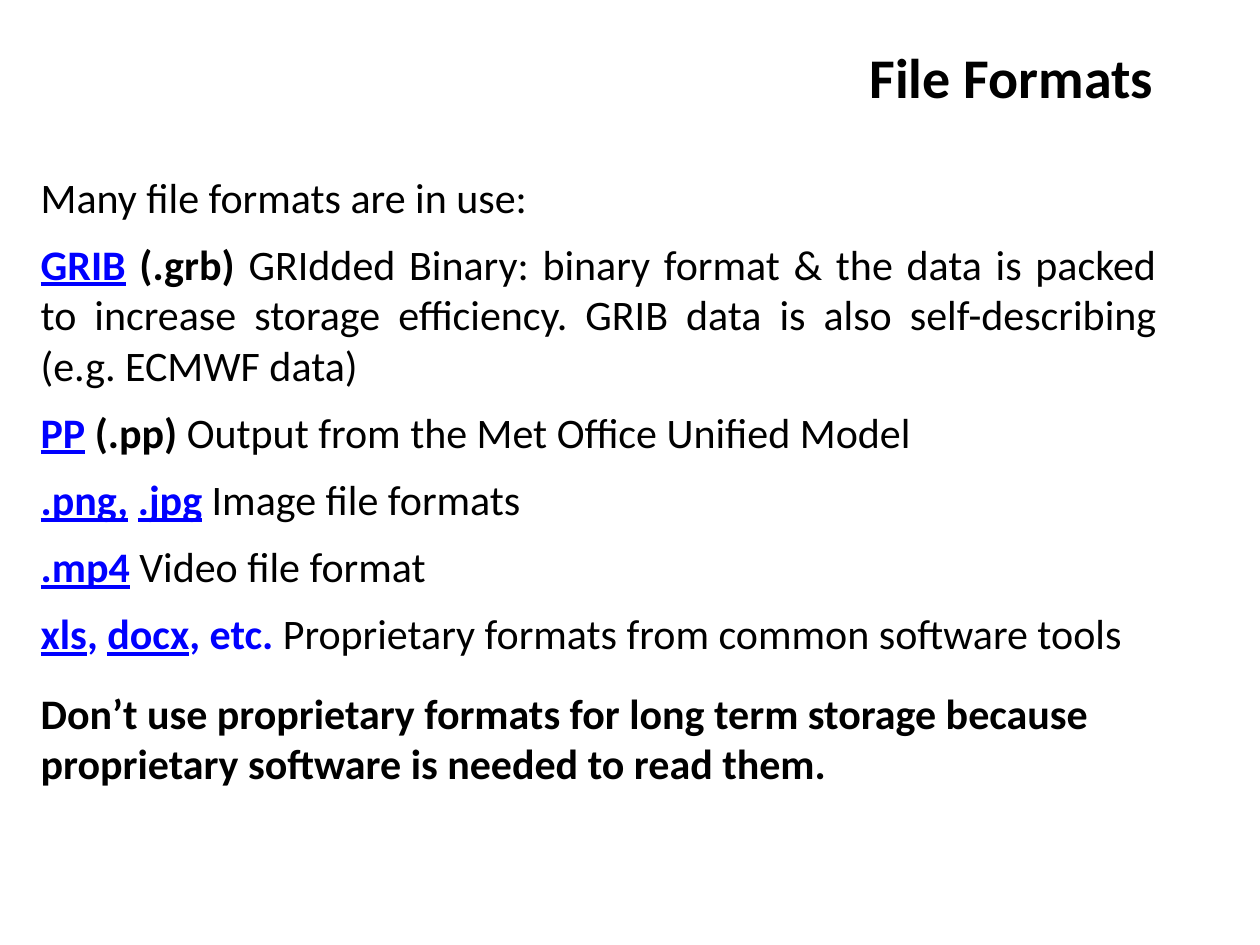
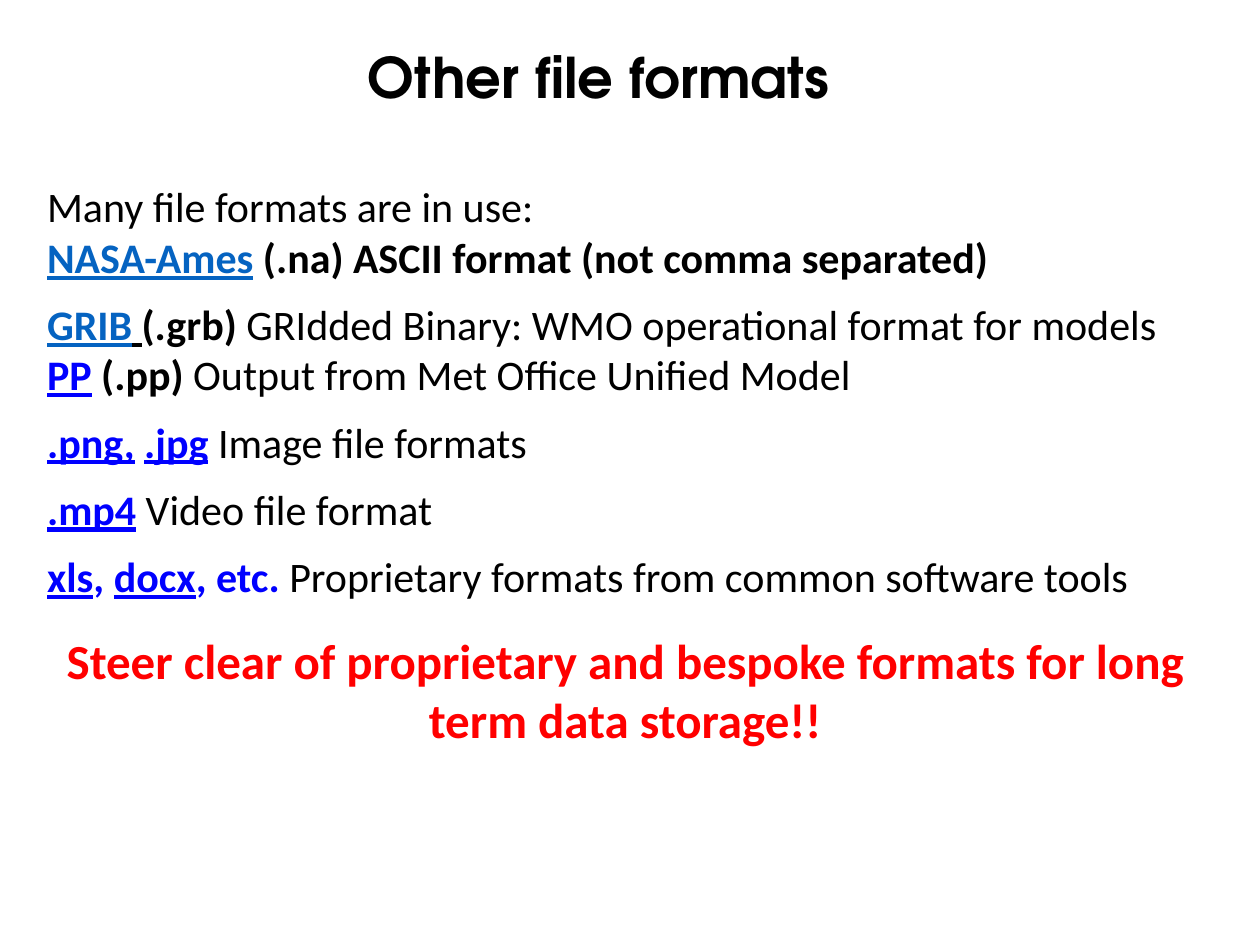
Before and after one commit to ncasuk/ncas-isc, a slide deck: slide 19 of overview_presentations/Why_good_data_curation_is_essential_for_good_science.pptx. Drawn at 1260x945 pixels with LibreOffice and Linux fonts; fonts in the diff are those of the drawing; background and template pictures are left out. Boxes give left, top, right and bottom in pixels: in the first picture for what was removed or moved away, otherwise in the second. Text is boxed around its words. In the diff, an @@ line names an element or a change of style, - is before the commit and + after.

Commit message:
Updated Data Curation presentation and added new slide template.

```diff
--- a/overview_presentations/Why_good_data_curation_is_essential_for_good_science.pptx
+++ b/overview_presentations/Why_good_data_curation_is_essential_for_good_science.pptx
@@ text at bbox=[368, 55, 829, 99]: text changed; font Calibri to TeX Gyre Adventor @@
-File Formats
+Other file formats
@@ text "Many file formats are in ...": place and size @@
-text "Many file formats are in ..." at bbox=[41, 183, 1156, 786]
+text "Many file formats are in ..." at bbox=[47, 192, 1184, 747]
@@ text at bbox=[47, 242, 1157, 397]: text changed @@
-GRIB (.grb) GRIdded Binary: binary format & the data is packed to increase storage efficiency. GRIB data is also self-describing (e.g. ECMWF data)
-PP (.pp) Output from the Met Office Unified Model
+NASA-Ames (.na) ASCII format (not comma separated)
+GRIB (.grb) GRIdded Binary: WMO operational format for models
+PP (.pp) Output from Met Office Unified Model
@@ text at bbox=[67, 644, 1184, 747]: text changed; size 24 to 28 pt; text colour #000000 to #FF0000 @@
-Don’t use proprietary formats for long term storage because proprietary software is needed to read them.
+Steer clear of proprietary and bespoke formats for long term data storage!!
```
Also in this commit, not shown: 31 other slides changed, 1 slide removed, 1 other file.
